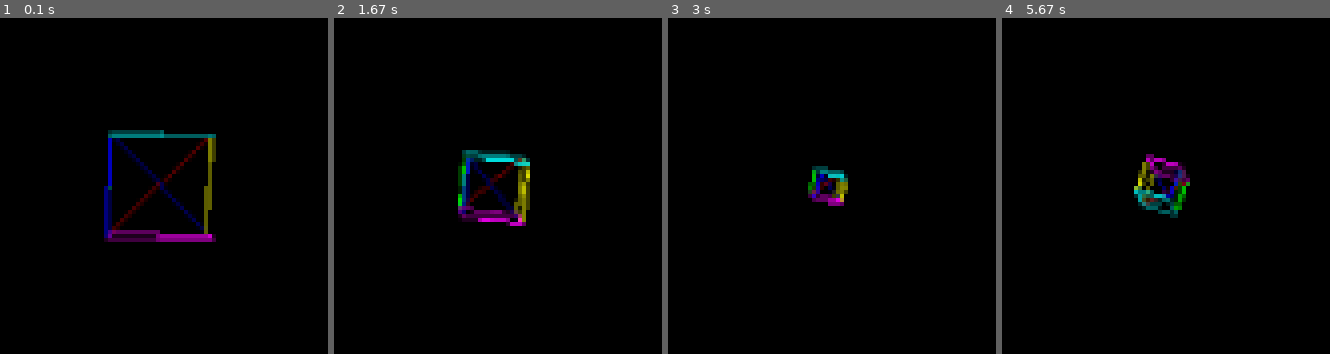
Above: before the commit, frames 1-4 (left to right).
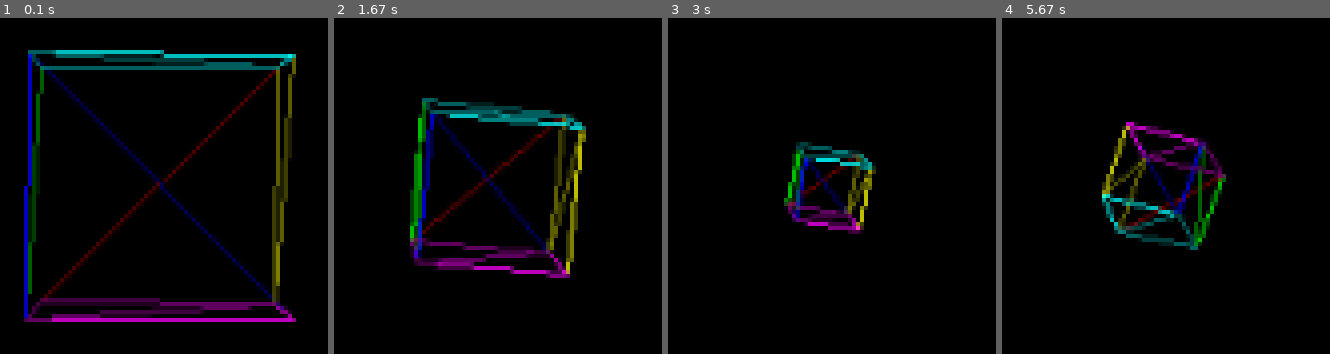
Above: after the commit, the same moments.

Repository: usamapal01/cubePygame3
Game: pygame game, started from softwaredrawing.py
The game is run twice, just before and just after one commit, with the same random seed, the same clock (stepped at 60 frames per second) and the same inputs.
Inputs:
- Up to frame 1 (0.1 s): no input
- Up to frame 2 (1.67 s): no input
- Up to frame 3 (3 s): no input
- Up to frame 4 (5.67 s): no input

The runs differ from the first frame. In frame 1, 15% of the frame differs, in the area x 7-91%, y 9-91%; in frame 2, 12%; in frame 3, 4.5%; in frame 4, 6.5%.

Commit message:
Optimized pygame.Vector3

Diff:
--- a/Object3D_mat.py
+++ b/Object3D_mat.py
@@ -12,9 +12,9 @@
 
 class Object3D:
     def __init__(self, mesh: Mesh3D,
-                 position: pygame.Vector3 = pygame.Vector3(0.0, 0.0, 0.0),
-                 orientation: pygame.Vector3 = pygame.Vector3(0.0, 0.0, 0.0),
-                 scale: pygame.Vector3 = pygame.Vector3(1.0, 1.0, 1.0),):
+                 position: numpy.array = numpy.array([0.0, 0.0, 0.0]),
+                 orientation: numpy.array = numpy.array([0.0, 0.0, 0.0]),
+                 scale: numpy.array = numpy.array([0.5, 0.5, 0.5])):
         self.mesh = mesh
         self.position = position
         self.orientation = orientation
@@ -112,9 +112,6 @@
         self.model_matrix = numpy.matmul(translated_mat, numpy.matmul(roll_mat, numpy.matmul(
             pitch_mat, numpy.matmul(yaw_mat, scale_mat))))
 
-        # # rotate
-        # self.model_matrix = numpy.matmul(translated_matrix, numpy.matmul(a_roll, numpy.matmul(
-        #     a_pitch, numpy.matmul(a_yaw, scale_matrix))))
 
     def local_to_world(self, local_vertex: numpy.array, model_matrix) -> numpy.array:
         """
@@ -200,15 +197,8 @@
 
     def draw(self, surface: pygame.Surface, model_matrix, view_matrix, projection_matrix):
         projected = []
-        # self.model_matrix_update()
-        # self.view_matrix_update(camera)
-        # self.projection_matrix_update(frustum)
+
         for v_local in self.mesh.vertices:
-            # v_world = self.local_to_world(v_local)
-            # v_view = self.world_to_view(v_world)
-            # v_clip = self.view_to_clip(v_view, frustum)
-            # v_screen = self.clip_to_screen(v_clip, surface)
-            # projected.append(v_screen)
             v_world = self.local_to_world(v_local, model_matrix)
             v_view = self.world_to_view(v_world, view_matrix)
             v_clip = self.view_to_clip(v_view, projection_matrix)
--- a/softwaredrawing.py
+++ b/softwaredrawing.py
@@ -3,6 +3,7 @@
 import math
 # from Object3D_mat import Object3D
 from Object3D_mat import Object3D
+import numpy as np
 
 
 ######
@@ -22,7 +23,8 @@
     screen = pygame.display.set_mode((screen_width, screen_height))
     done = False
     m = make_cube()
-    m.position = pygame.Vector3(0, 0, -5)
+    m.position = pygame.Vector3(0, 0, -2)
+    # m.position = np.array([0, 0, -2])
 
     # Given the vertical half-FOV, compute coordinates of the perspective frustum.
     v_fov = 30
@@ -50,11 +52,11 @@
     m.view_matrix_update(camera)
     m.projection_matrix_update(frustum)
 
-    curr_orientation = (m.orientation[0], m.orientation[1], m.orientation[2])
-    curr_scale = (m.scale[0], m.scale[1], m.scale[2])
-    curr_position = (m.position[0], m.position[1], m.position[2])
-    curr_camera = (camera[0], camera[1], camera[2], camera[3], camera[4], camera[5], camera[6], camera[7], camera[8])
-    curr_frustum = (frustum[0], frustum[1], frustum[2], frustum[3], frustum[4], frustum[5])
+    prev_orientation = pygame.Vector3(*m.orientation)
+    prev_scale = pygame.Vector3(*m.scale)
+    prev_position = pygame.Vector3(*m.position)
+    prev_camera = pygame.Vector3(*camera[:3])
+    prev_frustum = frustum[:6]
 
     while not done:
         screen.fill(black)
@@ -62,21 +64,20 @@
             if event.type == pygame.QUIT:
                 done = True
 
-        # checking if the cube has been moved, scaled, or turned
-        if curr_orientation != m.orientation or curr_position != m.position or curr_scale != m.scale:
+        # Checking if the cube has been moved, scaled, or turned
+        if (prev_orientation != m.orientation) or (prev_position != m.position) or (prev_scale != m.scale):
             m.model_matrix_update()
+            prev_orientation = pygame.Vector3(*m.orientation)
+            prev_scale = pygame.Vector3(*m.scale)
+            prev_position = pygame.Vector3(*m.position)
 
-            curr_orientation = (m.orientation[0], m.orientation[1], m.orientation[2])
-            curr_scale = (m.scale[0], m.scale[1], m.scale[2])
-            curr_position = (m.position[0], m.position[1], m.position[2])
-        if curr_camera != (
-                camera[0], camera[1], camera[2], camera[3], camera[4], camera[5], camera[6], camera[7], camera[8]):
-            curr_camera = (
-                camera[0], camera[1], camera[2], camera[3], camera[4], camera[5], camera[6], camera[7], camera[8])
-            m.projection_matrix_update(curr_camera)
-        if curr_frustum != (frustum[0], frustum[1], frustum[2], frustum[3], frustum[4], frustum[5]):
-            curr_frustum = (frustum[0], frustum[1], frustum[2], frustum[3], frustum[4], frustum[5])
-            m.view_matrix_update(curr_frustum)
+        if prev_camera != pygame.Vector3(*camera[:3]):
+            prev_camera = pygame.Vector3(*camera[:3])
+            m.projection_matrix_update(prev_camera)
+
+        if prev_frustum != frustum[:6]:
+            prev_frustum = frustum[:6]
+            m.view_matrix_update(prev_frustum)
 
         m.orientation += pygame.Vector3(0.001, 0.001, 0.001)
         m.position += pygame.Vector3(0.00, 0.00, -0.001)  # backwards
@@ -84,4 +85,5 @@
 
         m.draw(screen, m.model_matrix, m.view_matrix, m.projection_matrix)
         pygame.display.flip()
+
     pygame.quit()
